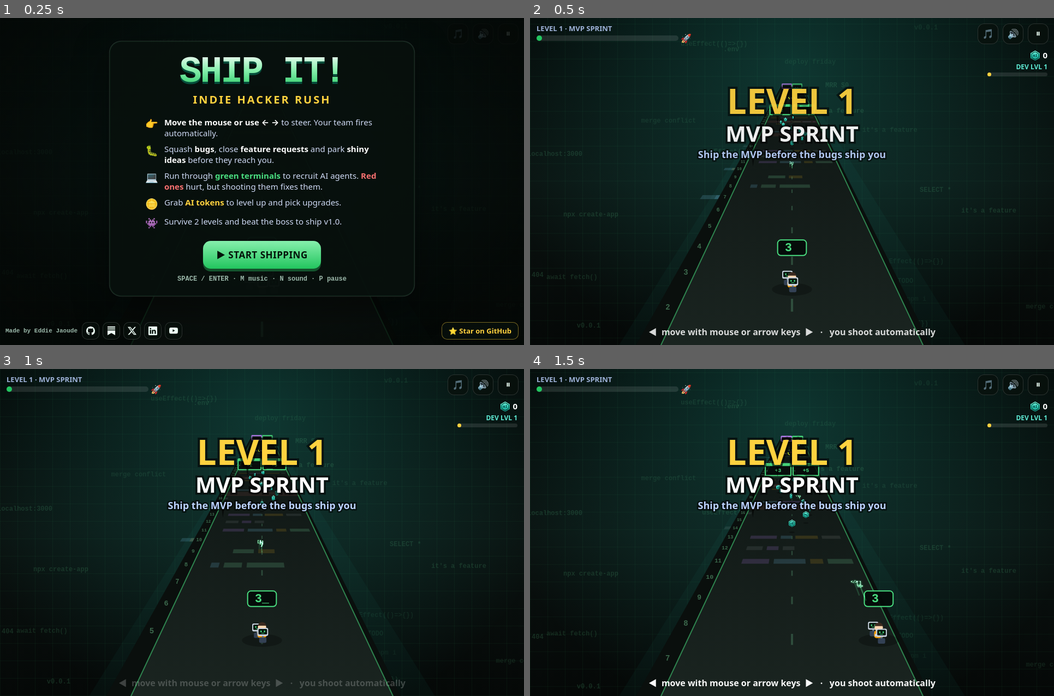
Above: before the commit, frames 1-4 (two rows, left to right).
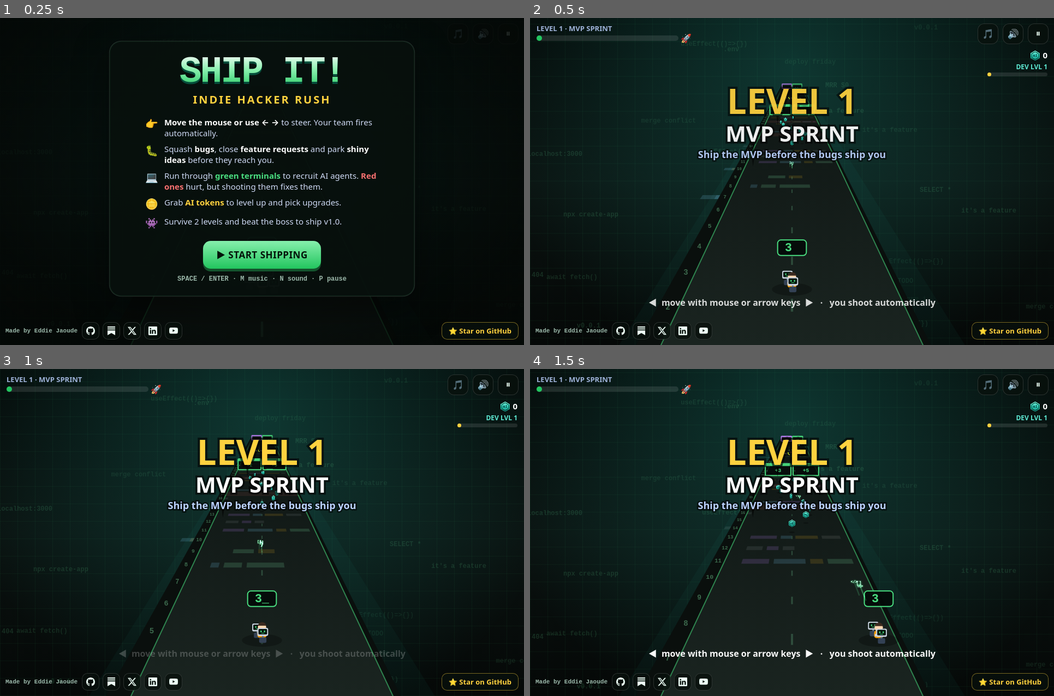
Above: after the commit, the same moments.

Repository: eddiejaoude/ship-it-game
Game: browser game, page index.html
Two runs of this game, one before a commit and one after it. Both use one fixed random seed, a clock stepped at 60 frames per second and the inputs below.
Inputs (mouse positions are in pixels of both pictures, inside the frame that each line leads up to):
- Up to frame 1 (0.25 s): no input
- Up to frame 2 (0.5 s): click "▶ START SHIPPING" at 0.27 s
- Up to frame 3 (1 s): click "LEVEL 1" at 0.52 s
- Up to frame 4 (1.5 s): hold Right from 1.03 s (still down); click (792, 565) at 1.07 s; tap Space at 1.1 s

Frame 1 is identical in both runs. In frame 2, 1.4% of the frame differs, in the area x 1-99%, y 85-99%; in frame 3, 1.2%; in frame 4, 1.4%.

Commit message:
Keep creator links and Star CTA visible during play
Corners no longer hide in play/dying. The level 1 'drag to move' hint moves up so it doesn't sit under the corner row.

Diff:
--- a/index.html
+++ b/index.html
@@ -64,7 +64,7 @@
   .soon div small{display:block;color:var(--muted);font-weight:600}
   .lock{float:right}
   .tag{display:inline-block;font:800 11px var(--mono);padding:4px 8px;border-radius:999px;background:rgba(255,210,63,.15);color:var(--gold);letter-spacing:1px}
-  .corner{position:fixed;bottom:max(10px,env(safe-area-inset-bottom));z-index:11;transition:opacity .25s,visibility .25s}
+  .corner{position:fixed;bottom:max(10px,env(safe-area-inset-bottom));z-index:11}
   #social{left:max(10px,env(safe-area-inset-left));display:flex;flex-wrap:wrap;align-items:center;gap:6px}
   #social .by{font:700 11px var(--mono);color:var(--muted);margin-right:2px;white-space:nowrap}
   #social a{width:32px;height:32px;border-radius:10px;display:grid;place-items:center;color:var(--ink);background:rgba(8,16,13,.75);
@@ -76,8 +76,6 @@
     border:1px solid rgba(255,210,63,.45);backdrop-filter:blur(6px);transition:border-color .12s,transform .12s,box-shadow .12s}
   #star:hover,#star:focus-visible{border-color:var(--gold);transform:translateY(-2px);box-shadow:0 0 14px rgba(255,210,63,.3)}
   #star[hidden]{display:none}
-  /* Out of the way while playing: no distraction and no accidental taps while dragging */
-  body[data-state="play"] .corner,body[data-state="dying"] .corner{opacity:0;visibility:hidden}
   /* Keep menu panels clear of the corner row */
   #ov{padding-bottom:64px}
   /* Phones: label above the icons so both corners fit; very small screens drop the label */
@@ -106,9 +104,9 @@
 
 // ---- Config you may want to change when forking ------------------------------
 const CONFIG = {
-  repoUrl: 'https://github.com/eddiejaoude/ship-it-game',   // "Star on GitHub" in the corner on menu screens + win screen ('' to hide)
+  repoUrl: 'https://github.com/eddiejaoude/ship-it-game',   // "Star on GitHub" in the corner + on the win screen ('' to hide)
   shareUrl: 'https://eddiejaoude.github.io/ship-it-game/',  // URL included in share posts ('' = current page URL)
-  // Creator credit + social links in the bottom-left corner (hidden during play).
+  // Creator credit + social links in the bottom-left corner (always visible).
   // Remove entries or set creator to null to hide. Available icons: see SOCIAL_ICONS.
   creator: {
     name: 'Eddie Jaoude',
@@ -359,7 +357,7 @@
 function shake(a){ G.shake=Math.max(G.shake,a); }
 
 // ---- Flow --------------------------------------------------------------------
-function setState(s){ G.state=s; document.body.dataset.state=s; }
+function setState(s){ G.state=s; }
 function newRun(){
   Object.assign(S,{x:0,tx:0,n:3,fireRate:1,dmg:1,pierce:0,spread:0,magnet:1,fireT:0,xp:0,lvl:1,hurt:0,picks:{},peak:1});
   G.stats={bugs:0,tickets:0,ideas:0,pings:0,tokens:0,time:0}; G.bossSnap=null; S.peak=3;
@@ -828,7 +826,7 @@
     ctx.fillStyle=hg; rr(x,y,Math.max(0.001,w*clamp(b.hp/b.max,0,1)),12,6); ctx.fill(); }
   // hint
   if(G.state==='play' && G.level===1 && G.dist<70){ ctx.globalAlpha=0.6+0.4*Math.sin(G.t*5); ctx.textAlign='center'; ctx.font=`800 ${Math.min(16,W*0.04)}px ${F()}`; ctx.fillStyle='#fff';
-    ctx.fillText(isTouch?'◀  drag to move  ▶   ·   you shoot automatically':'◀  move with mouse or arrow keys  ▶   ·   you shoot automatically',cx,H-18); ctx.globalAlpha=1; }
+    ctx.fillText(isTouch?'◀  drag to move  ▶   ·   you shoot automatically':'◀  move with mouse or arrow keys  ▶   ·   you shoot automatically',cx,H-72); ctx.globalAlpha=1; }
 }
 function render(dt){
   ctx.setTransform(DPR,0,0,DPR,0,0);
